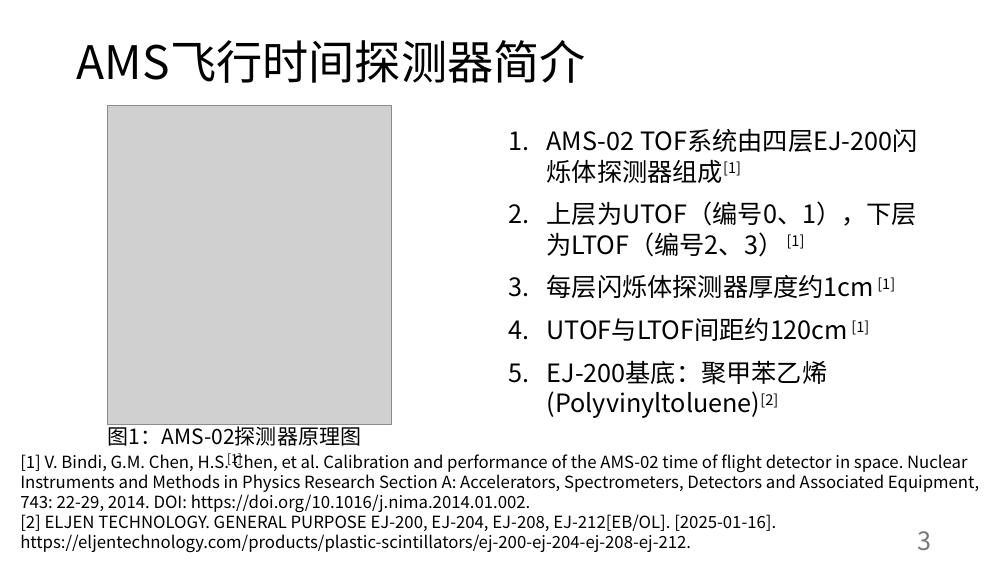
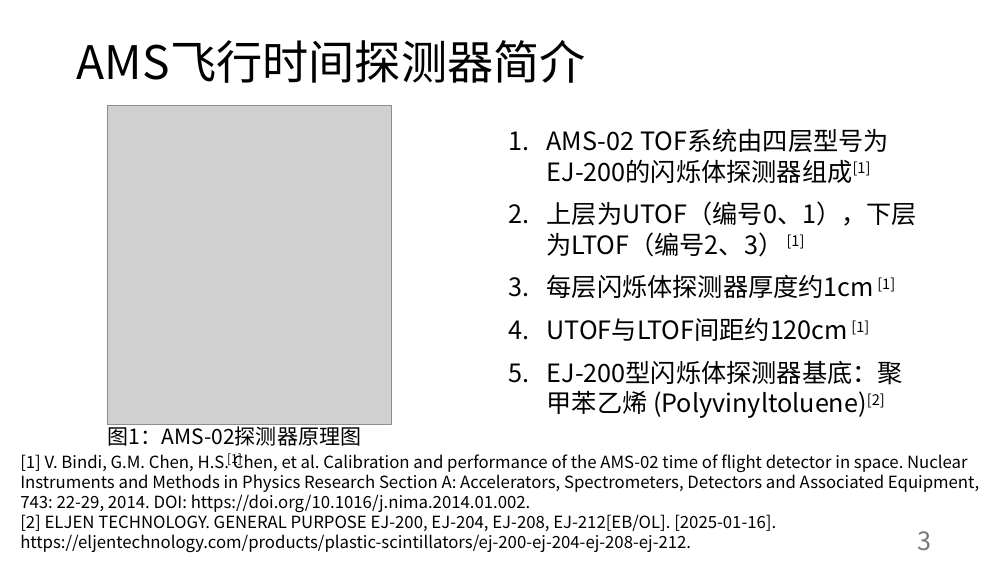
Before and after one commit to abwuge/capstoneProject, a slide deck: slide 3 of presentation/Stage：零磁场垂直入射线性重建.pptx. Drawn at 1008x567 pixels with LibreOffice and Linux fonts; fonts in the diff are those of the drawing; grey boxes stand for pictures. Boxes give left, top, right and bottom in pixels: in the first picture for what was removed or moved away, otherwise in the second. Text is boxed around its words. In the diff, an @@ line names an element or a change of style, - is before the commit and + after.

```diff
--- a/presentation/Stage：零磁场垂直入射线性重建.pptx
+++ b/presentation/Stage：零磁场垂直入射线性重建.pptx
@@ text at [547, 131, 871, 183]: text changed @@
-1. AMS-02 TOF系统由四层EJ-200闪烁体探测器组成[1]
+1. AMS-02 TOF系统由四层型号为EJ-200的闪烁体探测器组成[1]
@@ text at [547, 360, 903, 418]: text changed @@
-5. EJ-200基底：聚甲苯乙烯 (Polyvinyltoluene)[2]
+5. EJ-200型闪烁体探测器基底：聚甲苯乙烯 (Polyvinyltoluene)[2]
```
Also in this commit, not shown: 13 other slides changed, 6 slides added.
